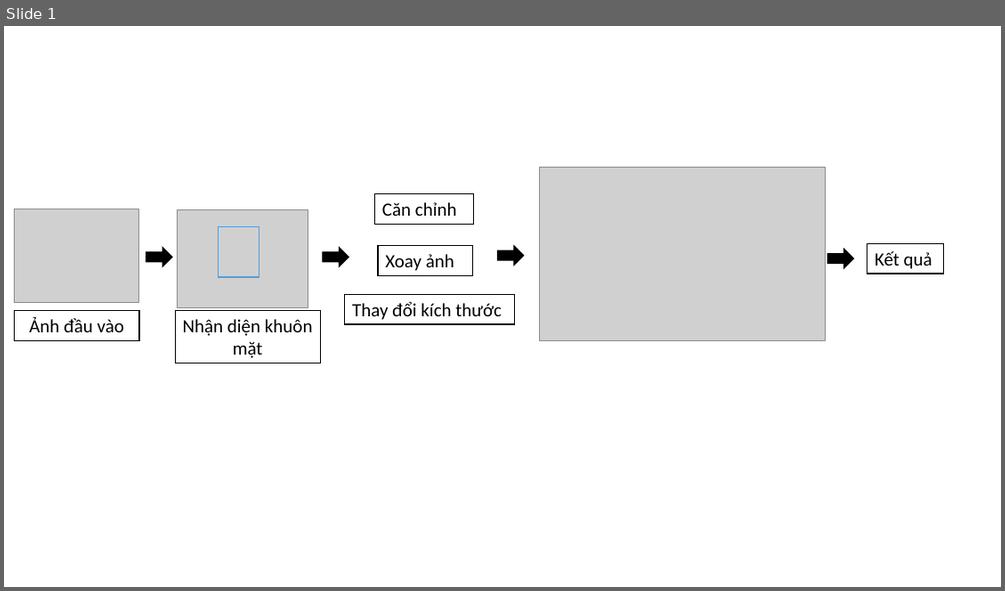
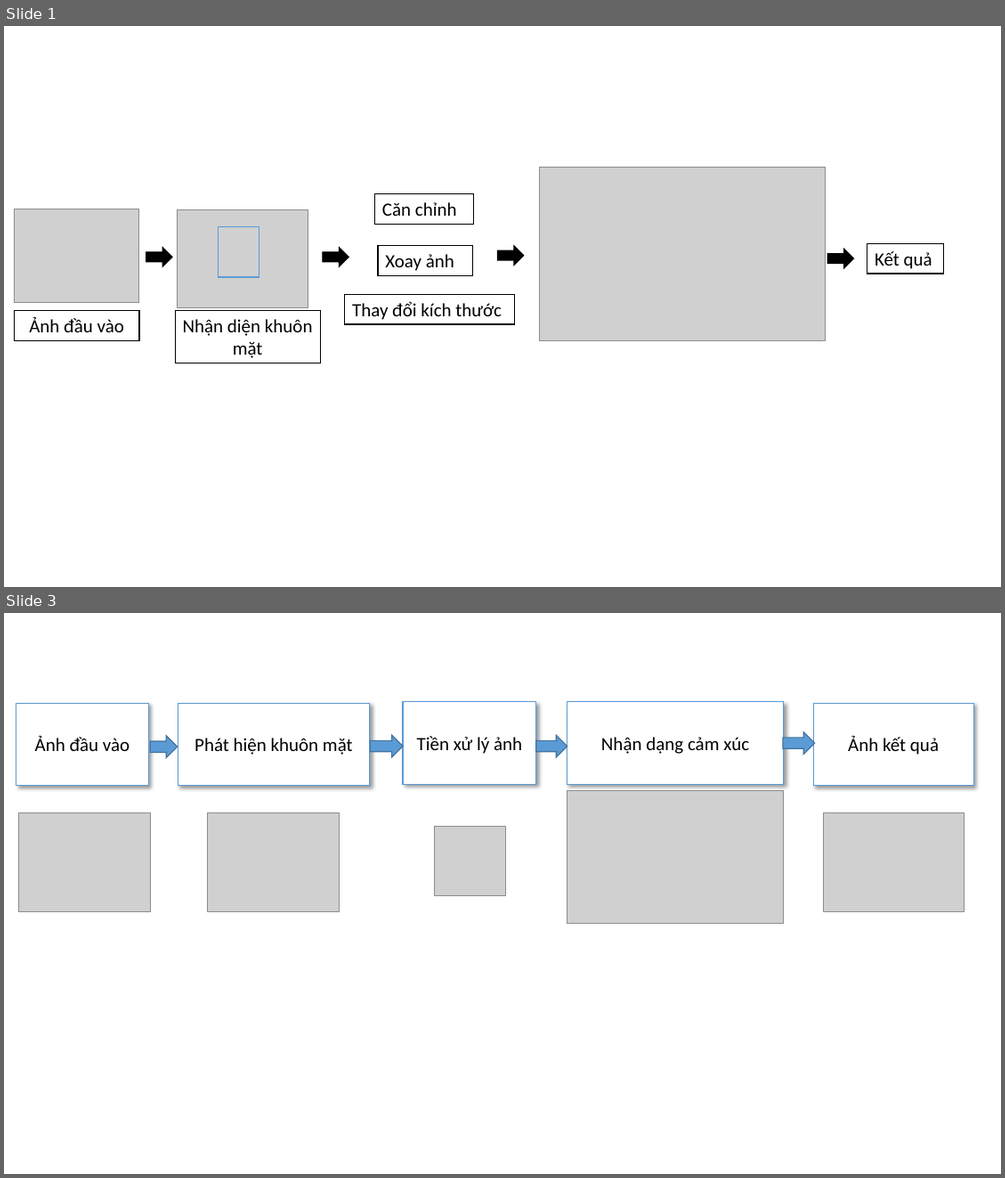
Before and after one commit to huyhnueit68/khoa-luan-tot-nghiep, a slide deck: Thư mục ảnh đi kèm/ve 2.pptx. Shown one above the other, each under a label of ours: slide 1 before the commit, slides 1 and 3 after it; the slides between them are not shown. The pictures are 1005x591 and 1005x1178 pixels, drawn with LibreOffice and Linux fonts; fonts in the diff are those of the drawing; grey boxes stand for pictures. Boxes give left, top, right and bottom in pixels: in the first picture for what was removed or moved away, otherwise in the second. Text is boxed around its words. In the diff, an @@ line names an element or a change of style, - is before the commit and + after.

```diff
--- a/Thư mục ảnh đi kèm/ve 2.pptx
+++ b/Thư mục ảnh đi kèm/ve 2.pptx
@@ slide 3 added at (4, 613, 1001, 1174), background #FFFFFF @@
@@ rectangle added at (16, 704, 148, 786), fill #FFFFFF, outline #5B9BD5 1 pt, 18 pt, text #000000 @@
+Ảnh đầu vào
@@ rectangle added at (178, 704, 370, 786), fill #FFFFFF, outline #5B9BD5 1 pt, 18 pt, text #000000 @@
+Phát hiện khuôn mặt
@@ rectangle added at (403, 702, 535, 784), fill #FFFFFF, outline #5B9BD5 1 pt, 18 pt, text #000000 @@
+Tiền xử lý ảnh
@@ rectangle added at (567, 702, 784, 784), fill #FFFFFF, outline #5B9BD5 1 pt, 18 pt, text #000000 @@
+Nhận dạng cảm xúc
@@ rectangle added at (813, 704, 973, 786), fill #FFFFFF, outline #5B9BD5 1 pt, 18 pt, text #000000 @@
+Ảnh kết quả
@@ right arrow added at (151, 736, 178, 757), fill #5B9BD5, outline #43739E 1 pt @@
@@ right arrow added at (371, 735, 404, 756), fill #5B9BD5, outline #43739E 1 pt @@
@@ right arrow added at (536, 735, 567, 756), fill #5B9BD5, outline #43739E 1 pt @@
@@ right arrow added at (783, 732, 815, 754), fill #5B9BD5, outline #43739E 1 pt @@
@@ picture added at (567, 791, 784, 924) @@
@@ picture added at (19, 812, 152, 911) @@
@@ picture added at (208, 812, 339, 911) @@
@@ picture added at (435, 826, 506, 896) @@
@@ picture added at (824, 812, 964, 911) @@
```
Also in this commit, not shown: 2 other slides added, 42 other files.
